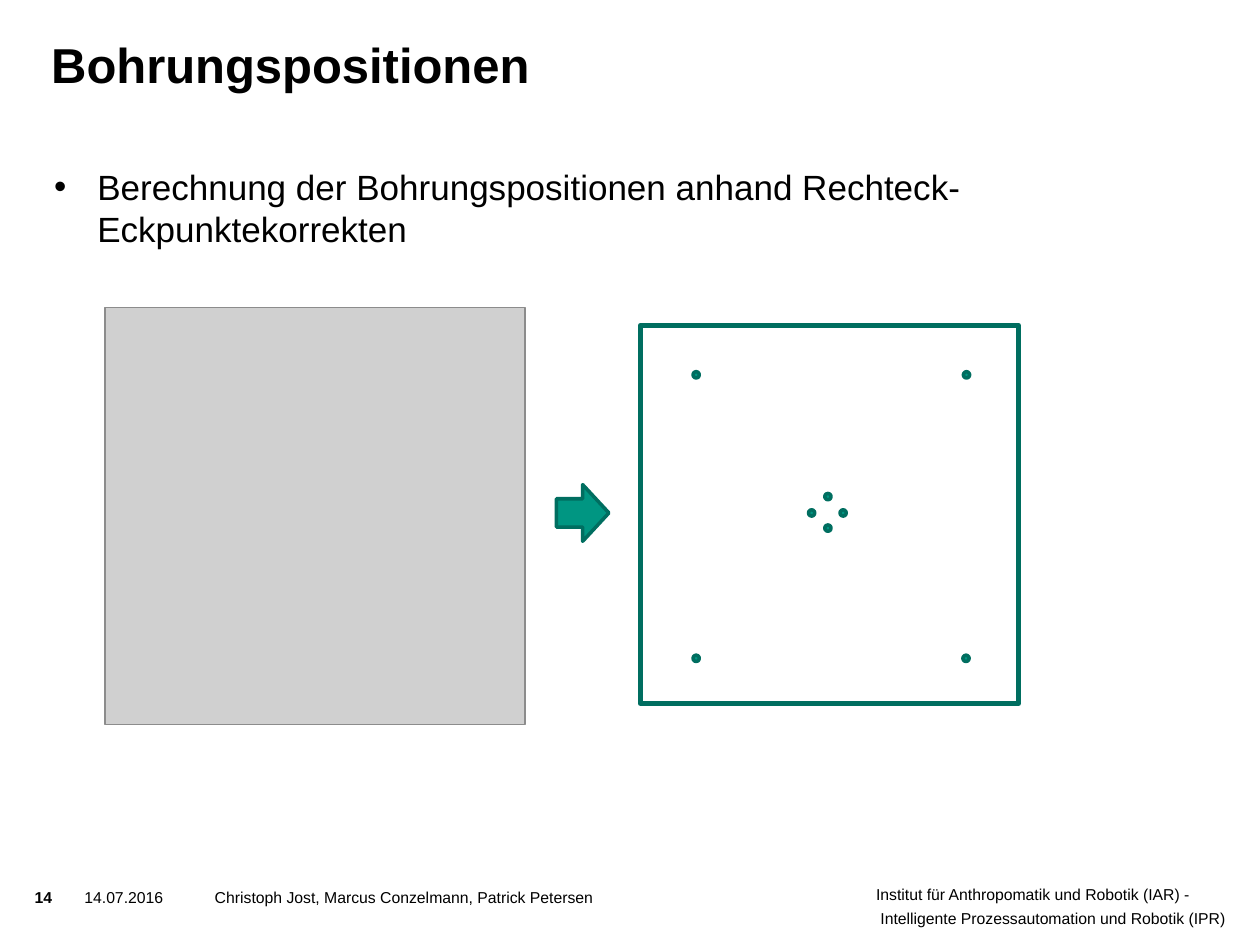
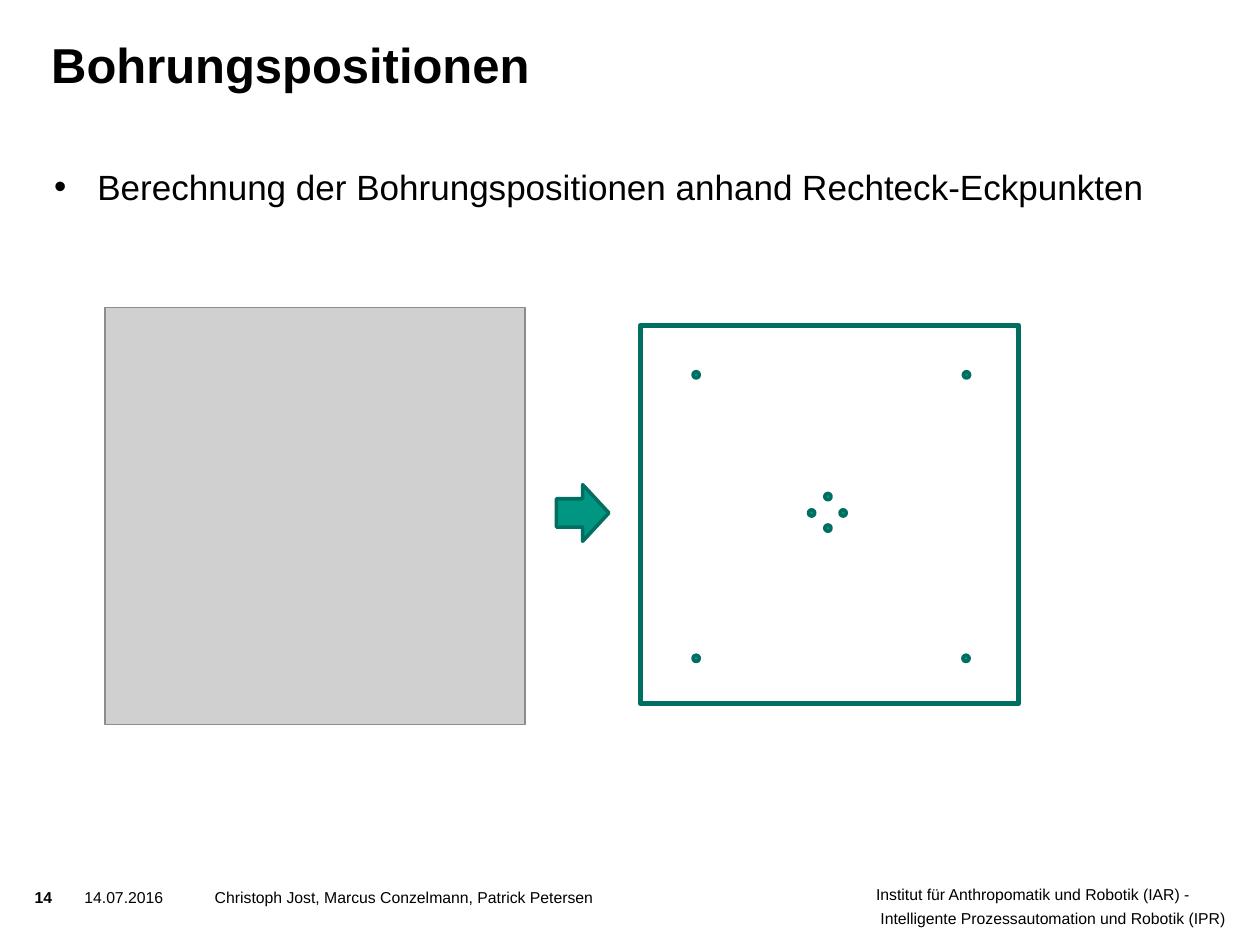
Before and after one commit to ThePrimus/VisualInspection, a slide deck: slide 14 of Praesentation/Vorlage Präsentation.pptx. Drawn at 1260x945 pixels with LibreOffice and Linux fonts; fonts in the diff are those of the drawing; grey boxes stand for pictures; background and template pictures are left out. Boxes give left, top, right and bottom in pixels: in the first picture for what was removed or moved away, otherwise in the second. Text is boxed around its words. In the diff, an @@ line names an element or a change of style, - is before the commit and + after.

Commit message:
Fixed some typos

```diff
--- a/Praesentation/Vorlage Präsentation.pptx
+++ b/Praesentation/Vorlage Präsentation.pptx
@@ text at box(97, 174, 1143, 206): text changed @@
-• Berechnung der Bohrungspositionen anhand Rechteck-Eckpunktekorrekten
+• Berechnung der Bohrungspositionen anhand Rechteck-Eckpunkten
```
Also in this commit, not shown: 2 other slides changed.
